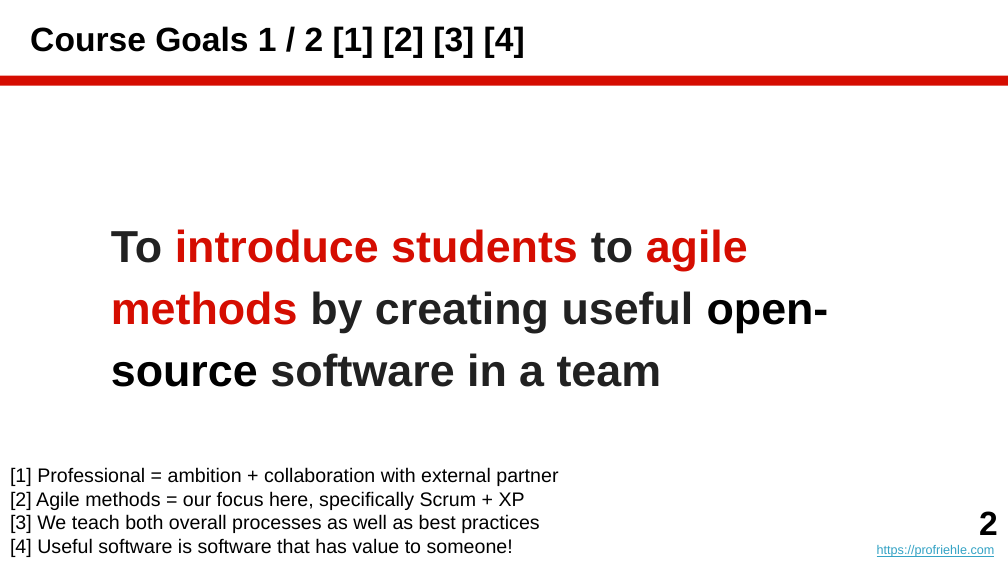
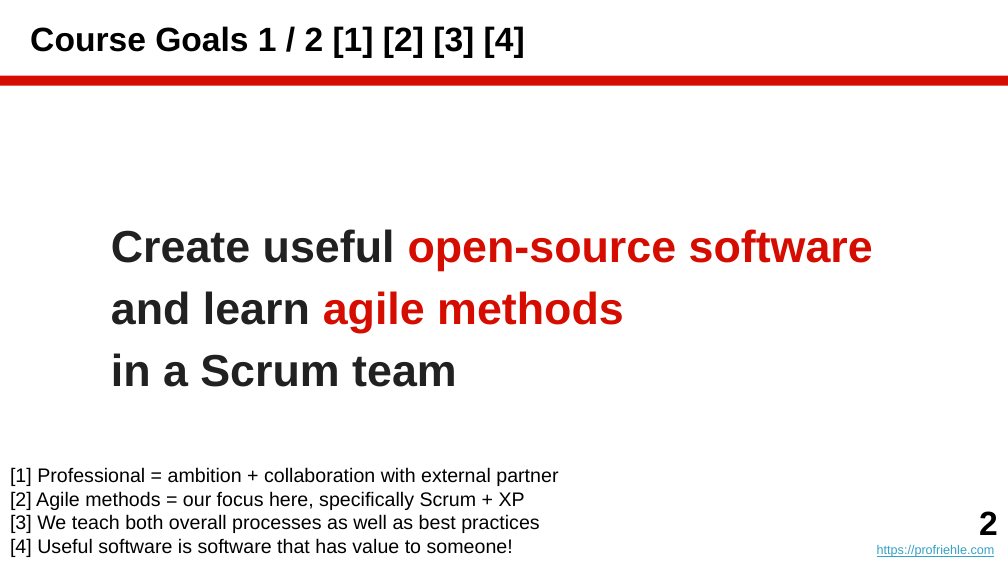
Before and after one commit to dirkriehle/amos-course, a slide deck: slide 2 of Lecture slides/AMOS A01 - Introduction.pptx. Drawn at 1008x567 pixels with LibreOffice and Linux fonts; fonts in the diff are those of the drawing. Boxes give left, top, right and bottom in pixels: in the first picture for what was removed or moved away, otherwise in the second. Text is boxed around its words. In the diff, an @@ line names an element or a change of style, - is before the commit and + after.

```diff
--- a/Lecture slides/AMOS A01 - Introduction.pptx
+++ b/Lecture slides/AMOS A01 - Introduction.pptx
@@ text at <box>111,229,873,387</box>: text changed @@
-To introduce students to agile methods by creating useful open- source software in a team
+Create useful open-source software and learn agile methods
+in a Scrum team
```
Also in this commit, not shown: 3 other slides changed, 1 slide added, 5 other files.
